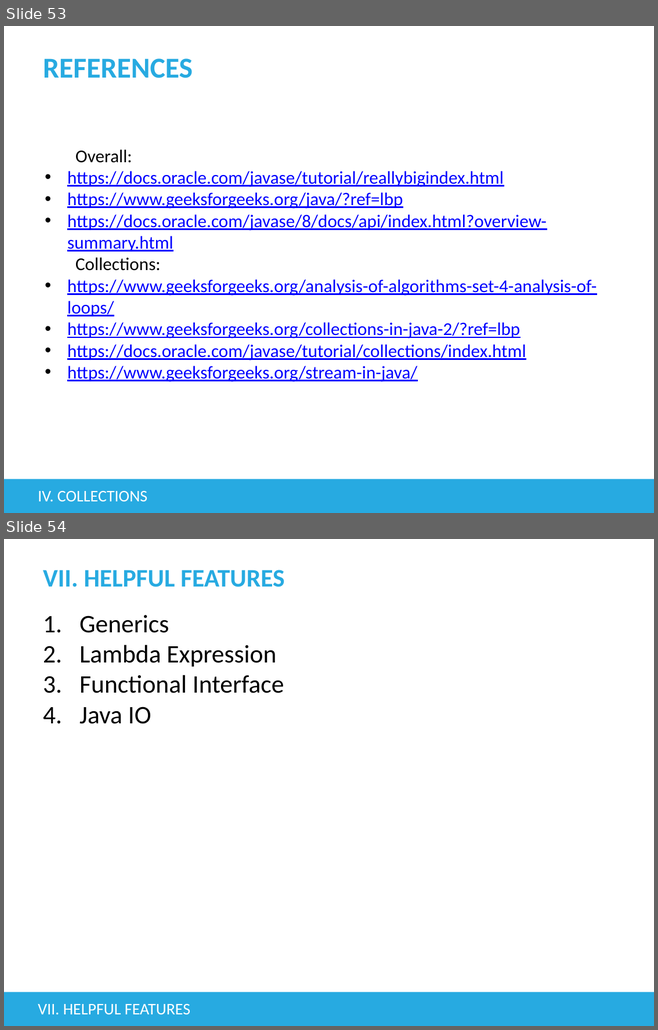
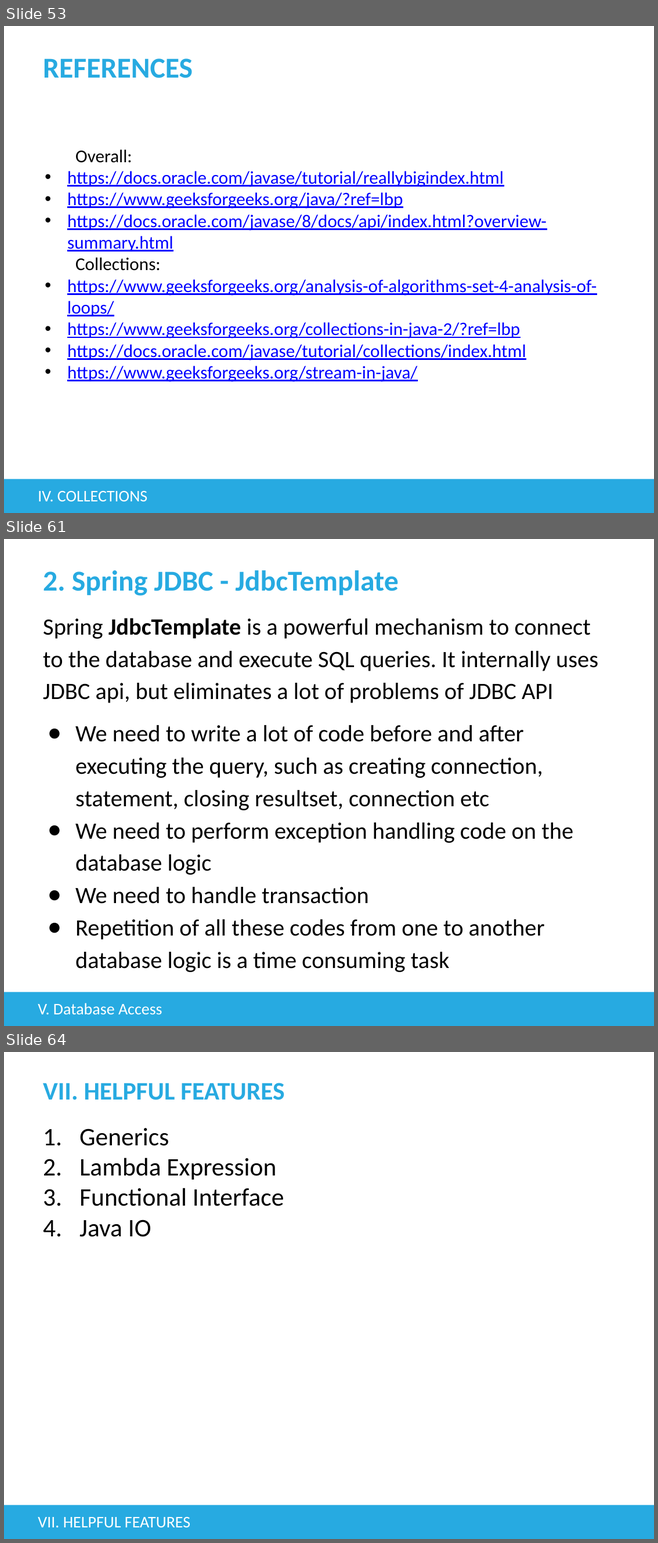
Before and after one commit to tienphat14/java-exercise, a slide deck: src/main/resources/Basic Java.pptx. Shown one above the other, each under a label of ours: slides 53 and 54 before the commit, slides 53, 61 and 64 after it; the slides between them are not shown. The pictures are 658x1030 and 658x1543 pixels, drawn with LibreOffice and Linux fonts; fonts in the diff are those of the drawing; background and template pictures are left out. Boxes give left, top, right and bottom in pixels: in the first picture for what was removed or moved away, otherwise in the second. Text is boxed around its words. In the diff, an @@ line names an element or a change of style, - is before the commit and + after.

Commit message:
databaseaccess - example

```diff
--- a/src/main/resources/Basic Java.pptx
+++ b/src/main/resources/Basic Java.pptx
@@ slide 61 added at [4, 539, 654, 1026], background #FFFFFF; not listed: 1 template element that a slide beside it also shows @@
@@ title added at [43, 570, 398, 596], 32 pt, text #27AAE1, bold @@
+2. Spring JDBC - JdbcTemplate
@@ text added at [43, 618, 598, 972], 26 pt, text #000000 @@
+Spring JdbcTemplate is a powerful mechanism to connect to the database and execute SQL queries. It internally uses JDBC api, but eliminates a lot of problems of JDBC API
+● We need to write a lot of code before and after executing the query, such as creating connection, statement, closing resultset, connection etc
+● We need to perform exception handling code on the database logic
+● We need to handle transaction
+● Repetition of all these codes from one to another database logic is a time consuming task
@@ text added at [38, 1003, 162, 1015], 18 pt, text #FFFFFF @@
+V. Database Access
@@ what was slide 54 is now slide 64 @@
```
Also in this commit, not shown: 1 slide changed, 9 other slides added, 17 other files.
